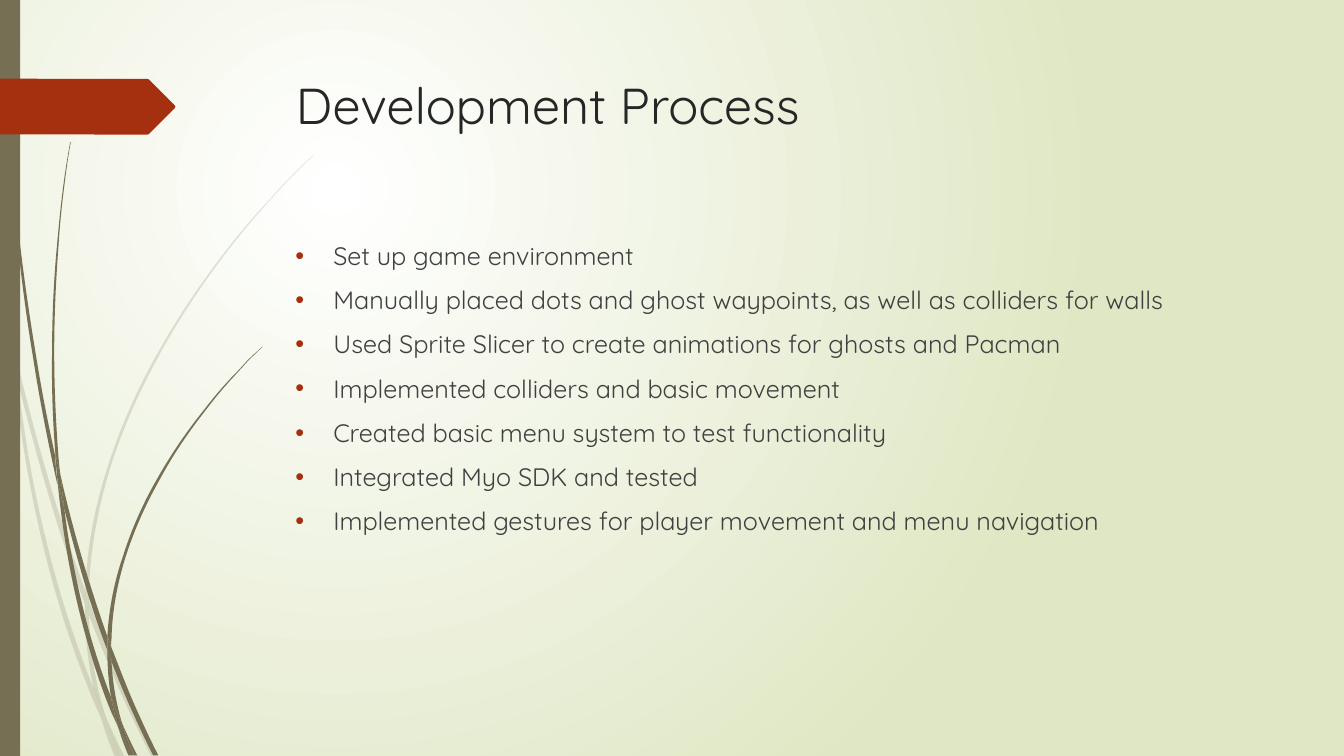
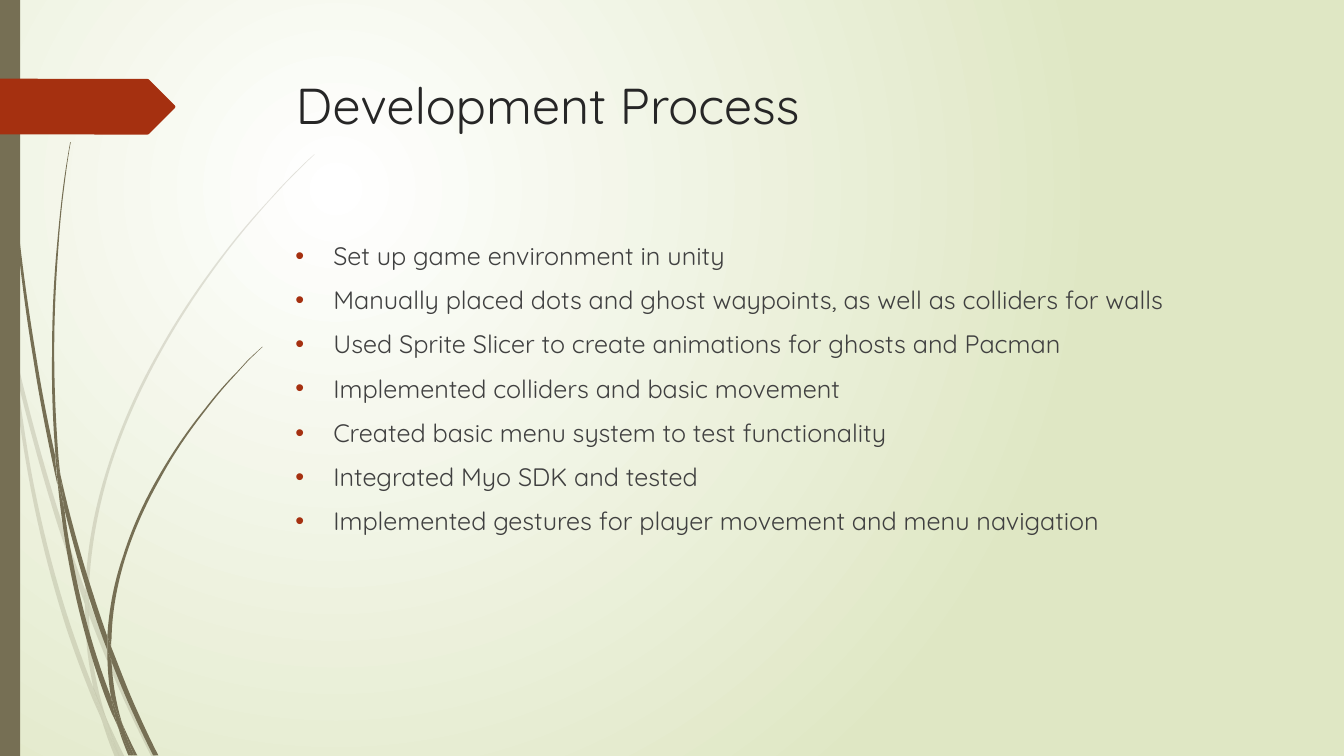
Before and after one commit to JKinsella1991/GestureBasedURI, a slide deck: slide 5 of GesturePresentation.pptx. Drawn at 1344x756 pixels with LibreOffice and Linux fonts; fonts in the diff are those of the drawing. Boxes give left, top, right and bottom in pixels: in the first picture for what was removed or moved away, otherwise in the second. Text is boxed around its words. In the diff, an @@ line names an element or a change of style, - is before the commit and + after.

```diff
--- a/GesturePresentation.pptx
+++ b/GesturePresentation.pptx
@@ text at (x1=333, y1=247, x2=724, y2=270): text changed @@
-• Set up game environment
+• Set up game environment in unity
```
Also in this commit, not shown: 1 slide added, 13 other files.
